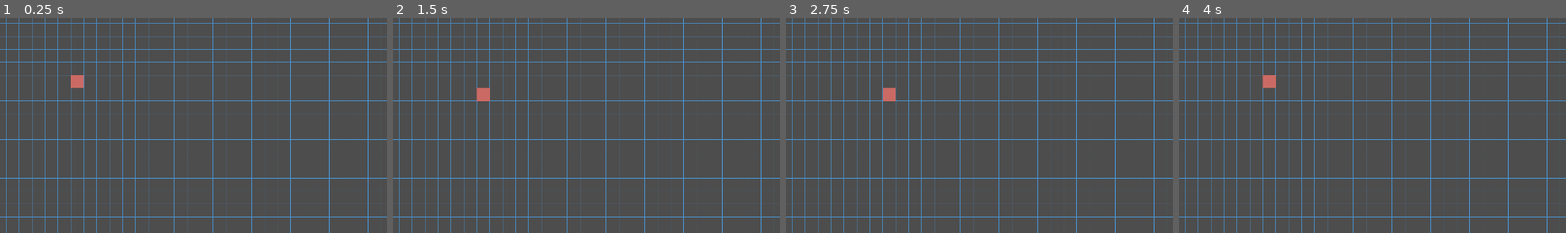
Above: before the commit, frames 1-4 (left to right).
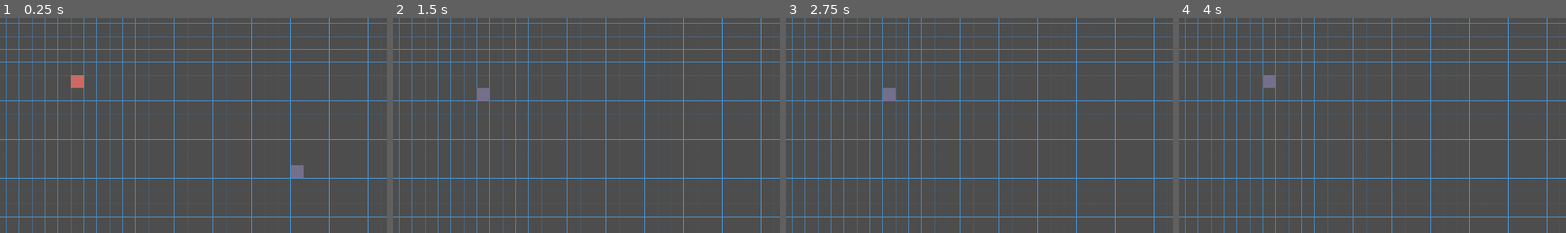
Above: after the commit, the same moments.

Repository: saturdaymofever/dungeon_term_godot_edition
Game: Godot game, scene res://level.tscn
Two runs of this game, one before a commit and one after it. Both use one fixed random seed, a clock stepped at 60 frames per second and the inputs below.
Inputs:
- Up to frame 1 (0.25 s): no input
- Up to frame 2 (1.5 s): tap Enter at 0.5 s; hold Right (ui_right) 0.53-1.28 s; tap Space at 1.25 s; hold Down (ui_down) from 1.28 s (still down)
- Up to frame 3 (2.75 s): tap Enter at 2 s; release Down (ui_down) at 2.03 s; hold Right (ui_right) from 2.03 s (still down)
- Up to frame 4 (4 s): tap Space at 2.75 s; release Right (ui_right) at 2.78 s; hold Up (ui_up) 2.78-3.53 s; tap Enter at 3.5 s; hold Left (ui_left) from 3.53 s (still down)
The pictures show only the part of the screen within x 8-57%, y 17-67%; the shares and areas given below are measured in that part.

The runs differ from the first frame. In frame 1, 0.2% of the frame differs, in the area x 75-79%, y 68-75%; in frame 2, 0.2%, in the area x 21-26%, y 32-39%; in frame 3, 0.2%; in frame 4, 0.2%.

Commit message:
casse tete

Diff:
--- a/level.gd
+++ b/level.gd
@@ -5,7 +5,20 @@
 var tile_scene = preload("res://tile.tscn")
 var player_scene = preload("res://player.tscn")
 var player_position = Vector2(10, 10)
+var monster_scene = preload("res://monster.tscn")
+var monster_position = Vector2(randi_range(0, 60),randi_range(0, 32))
+
+var player_move_amount = 1
+var monster_move_amount = 1
+var player_pv = 10
+var monter_pv = 8
+var player_pw = 2
+var monster_pw = 1
+
+var turn = "player"
+
 var player
+var monster
 
 # Called when the node enters the scene tree for the first time.
 func _ready() -> void:
@@ -20,13 +33,17 @@
 	player.position = player_position * tile_size
 	add_child(player)
 
+	monster = monster_scene.instantiate()
+	monster.position = monster_position * tile_size
+	add_child(monster)
+
 func move_up(player_position):
 	if player_position.y > 0:
 		player_position = Vector2(player_position.x, player_position.y - 1)
 	return(player_position)
 
 func move_down(player_position):
-	if player_position.y < (screen_size.y / tile_size) - 1:
+	if player_position.y < (screen_size.y / tile_size) - 2:
 		player_position = Vector2(player_position.x, player_position.y + 1)
 	return(player_position)
 
@@ -44,16 +61,33 @@
 # Called every frame. 'delta' is the elapsed time since the previous frame.
 func _process(delta: float) -> void:
 
-	if Input.is_action_just_pressed("ui_up"):
-		player_position = move_up(player_position)
+	if turn == "player":
 
-	if Input.is_action_just_pressed("ui_down"):
-		player_position = move_down(player_position)
+		if Input.is_action_just_pressed("ui_up"):
+			player_position = move_up(player_position)
+			turn = "monster"
 
-	if Input.is_action_just_pressed("ui_right"):
-		player_position = move_right(player_position)
+		if Input.is_action_just_pressed("ui_down"):
+			player_position = move_down(player_position)
+			turn = "monster"
 
-	if Input.is_action_just_pressed("ui_left"):
-		player_position = move_left(player_position)
+		if Input.is_action_just_pressed("ui_right"):
+			player_position = move_right(player_position)
+			turn = "monster"
 
+		if Input.is_action_just_pressed("ui_left"):
+			player_position = move_left(player_position)
+			turn = "monster"
+
+# Il faut tester la direction dans chaque coordonnée soit -1 soit 0 soit 1;
+# si la direction esyt négative il faut prendre la mx entre -1 etle monster direction et sinon le min entre 1 et le ponster direction
+
+	if turn == "monster":
+		var monster_direction = Vector2(player_position.x - monster_position.x, player_position.y - monster_position.y)
+		var monster_direction_normalized = Vector2(min(1, monster_direction.x), min(1, monster_direction.y))
+		print(monster_direction_normalized)
+		monster_position = monster_position + monster_direction_normalized
+		turn = "player"
+	# Vecteur entre deux points =  xB - xA ; yB - yA
 	player.position = player_position * tile_size
+	monster.position = monster_position * tile_size
--- /dev/null
+++ b/monster.tscn
@@ -0,0 +1,14 @@
+[gd_scene load_steps=3 format=3 uid="uid://bkpoo84oshgud"]
+
+[sub_resource type="Gradient" id="Gradient_c5q2p"]
+offsets = PackedFloat32Array(1)
+colors = PackedColorArray(0.458622, 0.440475, 0.547884, 1)
+
+[sub_resource type="GradientTexture1D" id="GradientTexture1D_s3gyj"]
+gradient = SubResource("Gradient_c5q2p")
+
+[node name="monster" type="Sprite2D"]
+position = Vector2(0, -2.86102e-06)
+scale = Vector2(0.125, 32)
+texture = SubResource("GradientTexture1D_s3gyj")
+centered = false
